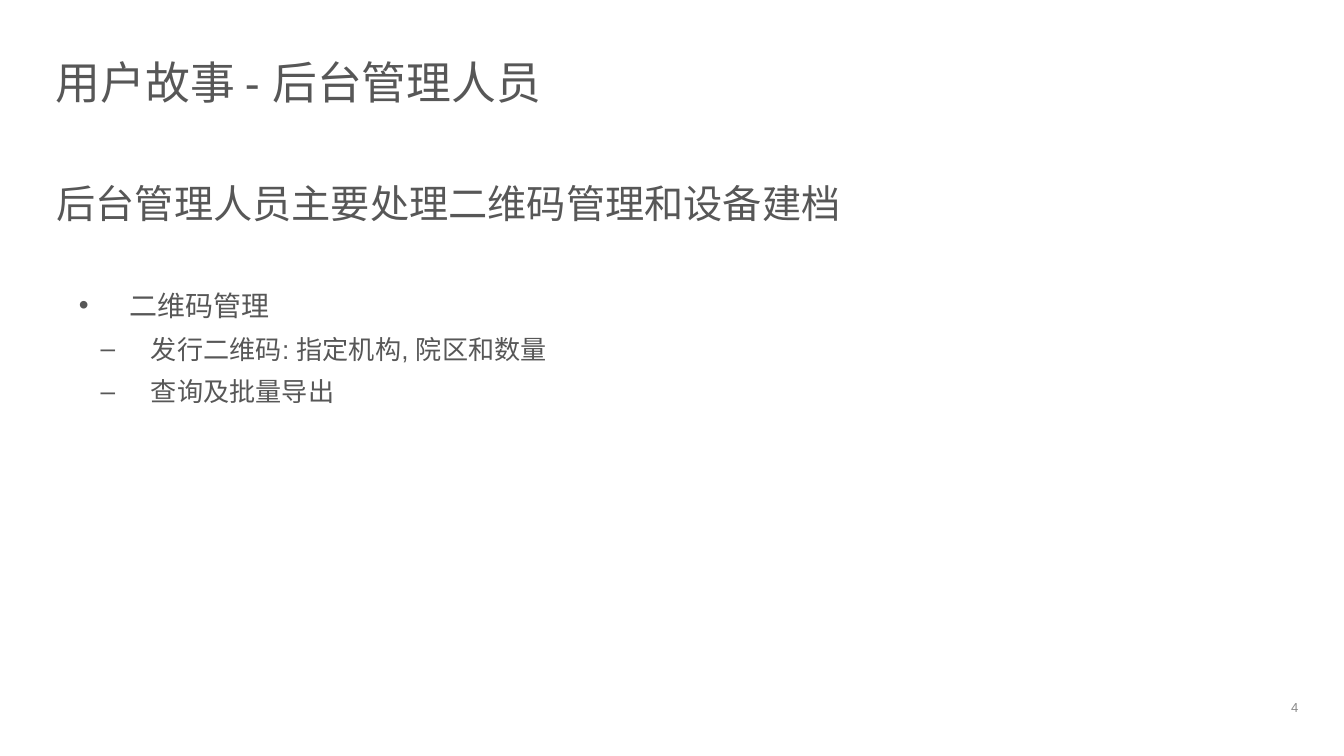
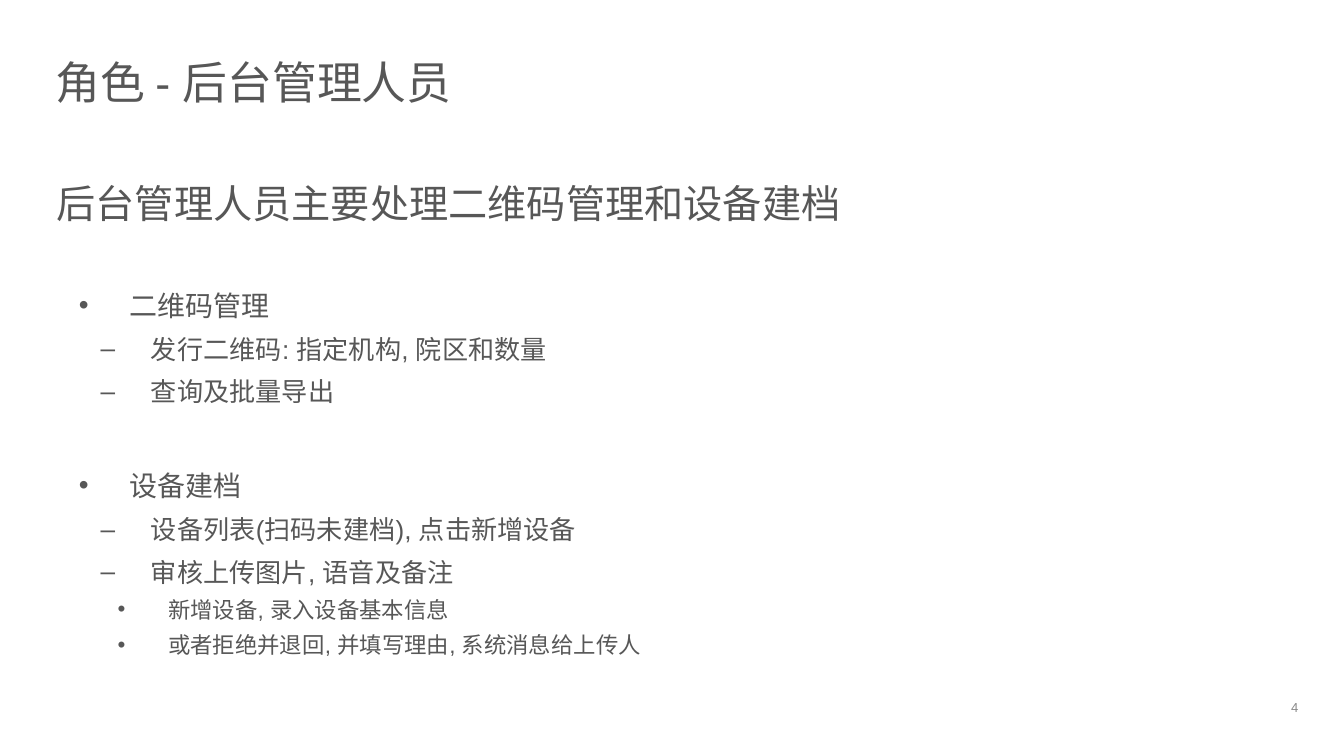
Before and after one commit to devhotmail/APMHome, a slide deck: slide 4 of Document/APM_userstories.pptx. Drawn at 1344x756 pixels with LibreOffice and Linux fonts; fonts in the diff are those of the drawing; background and template pictures are left out. Boxes give left, top, right and bottom in pixels: in the first picture for what was removed or moved away, otherwise in the second. Text is boxed around its words. In the diff, an @@ line names an element or a change of style, - is before the commit and + after.

```diff
--- a/Document/APM_userstories.pptx
+++ b/Document/APM_userstories.pptx
@@ title at (56,61,452,103): text changed @@
-用户故事 - 后台管理人员
+角色 - 后台管理人员
@@ text at (129,472,641,656): paragraphs added @@
+  • 设备建档
+    – 设备列表(扫码未建档), 点击新增设备
+    – 审核上传图片, 语音及备注
+      • 新增设备, 录入设备基本信息
+      • 或者拒绝并退回, 并填写理由, 系统消息给上传人
```
Also in this commit, not shown: 6 other slides changed, 6 slides added.
